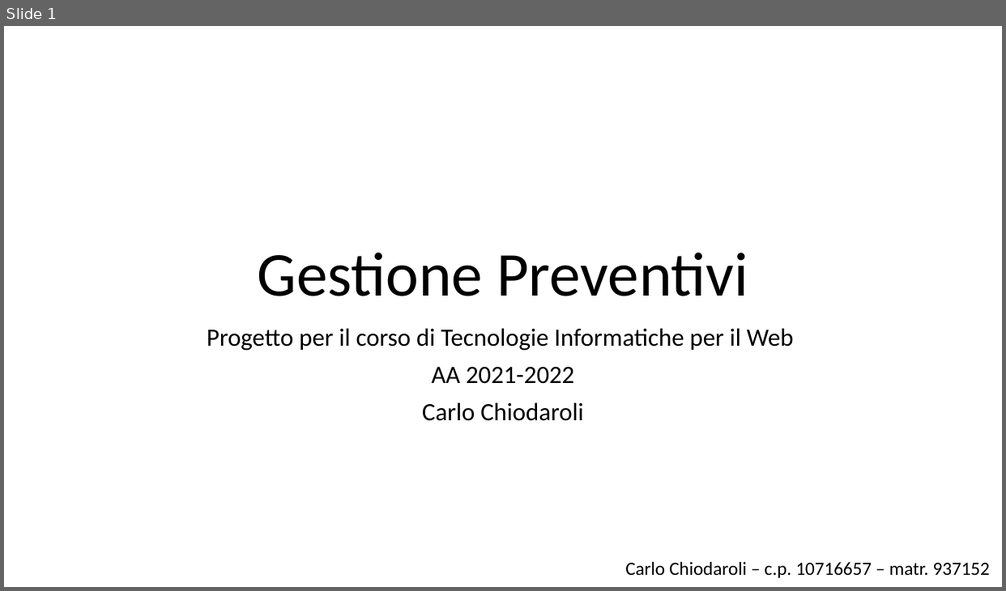
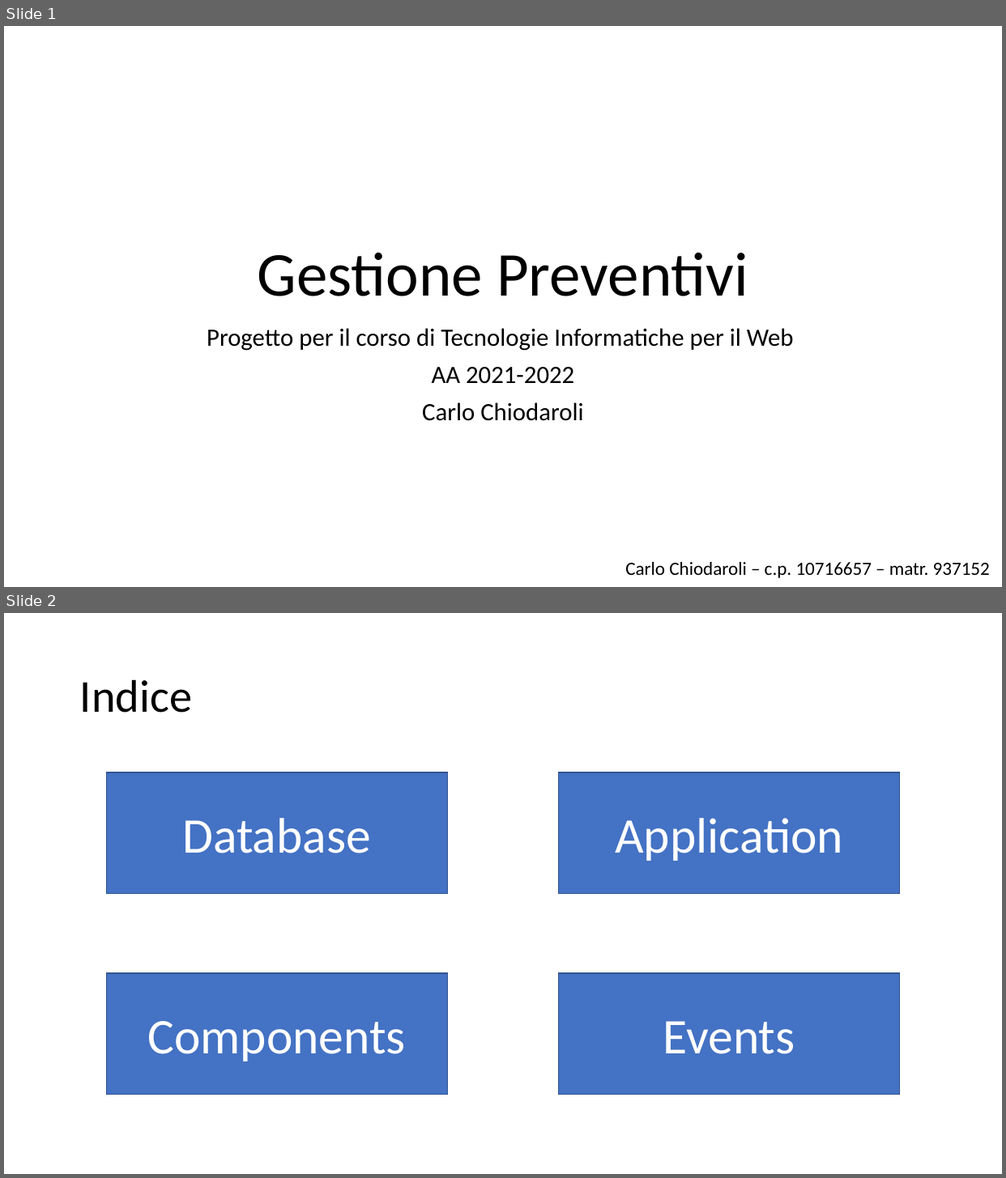
Before and after one commit to CarloChiodaroli/TIW-2022-HTML, a slide deck: data/Gestione Preventivi.pptx. Shown one above the other, each under a label of ours: slide 1 before the commit, slides 1 and 2 after it. The pictures are 1006x591 and 1006x1178 pixels, drawn with LibreOffice and Linux fonts; fonts in the diff are those of the drawing. Boxes give left, top, right and bottom in pixels: in the first picture for what was removed or moved away, otherwise in the second. Text is boxed around its words. In the diff, an @@ line names an element or a change of style, - is before the commit and + after.

```diff
--- a/data/Gestione Preventivi.pptx
+++ b/data/Gestione Preventivi.pptx
@@ slide 2 added at (x1=4, y1=613, x2=1002, y2=1174), background #FFFFFF @@
@@ title added at (x1=80, y1=679, x2=192, y2=713), 44 pt, text #000000 @@
+Indice
@@ rectangle added at (x1=107, y1=773, x2=448, y2=894), fill #4472C4, outline #325491 1 pt, 48 pt, text #FFFFFF @@
+Database
@@ rectangle added at (x1=559, y1=773, x2=900, y2=894), fill #4472C4, outline #325491 1 pt, 48 pt, text #FFFFFF @@
+Application
@@ rectangle added at (x1=107, y1=973, x2=448, y2=1095), fill #4472C4, outline #325491 1 pt, 48 pt, text #FFFFFF @@
+Components
@@ rectangle added at (x1=559, y1=973, x2=900, y2=1095), fill #4472C4, outline #325491 1 pt, 48 pt, text #FFFFFF @@
+Events
```
Also in this commit, not shown: 2 slides changed, 19 other slides added, 1 other file.
